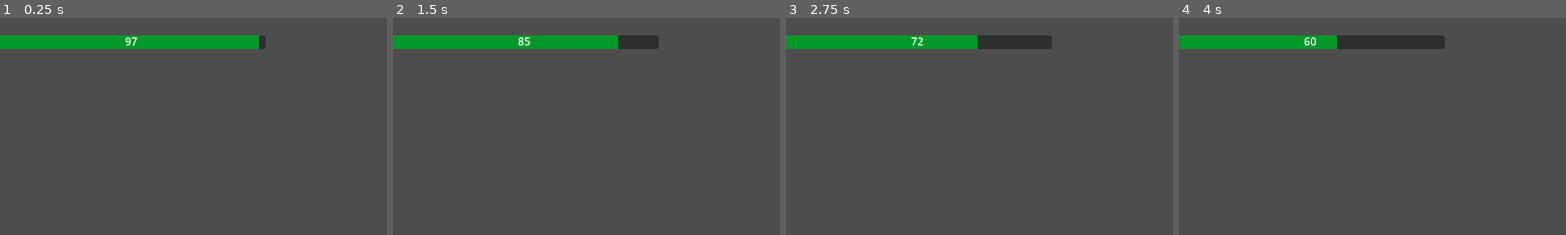
Above: before the commit, frames 1-4 (left to right).
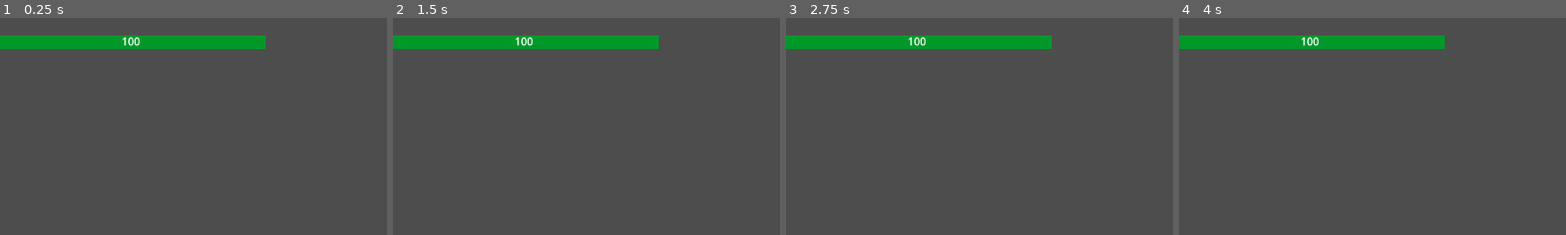
Above: after the commit, the same moments.

Repository: Niimphu/NewbieGameJam2023
Game: Godot game, scene res://Characters/Player/UI/PlayerUI.tscn
The game is run twice, just before and just after one commit, with the same random seed, the same clock (stepped at 60 frames per second) and the same inputs. This scene is started directly instead of the project's main scene.
Inputs:
- Up to frame 1 (0.25 s): no input
- Up to frame 2 (1.5 s): tap Enter at 0.5 s; hold D (move_right) from 0.53 s (still down); tap Space (jump) at 0.77, 1.25 s
- Up to frame 3 (2.75 s): tap Space (jump) at 1.52 s; tap Enter at 2 s; release D (move_right) at 2.03 s; hold A (move_left) from 2.03 s (still down)
- Up to frame 4 (4 s): tap Space (jump) at 2.75, 3.02, 3.77 s; release A (move_left) at 2.78 s; hold D (move_right) from 2.78 s (still down); tap Enter at 3.5 s
The pictures show only the part of the screen within x 3-53%, y 0-50%; the shares and areas given below are measured in that part.

The runs differ from the first frame. In frame 1, 0.2% of the frame differs, in the area x 31-69%, y 8-15%; in frame 2, 0.8%; in frame 3, 1.3%; in frame 4, 1.9%.
Error before the commit: Invalid access to property or key 'global_rotation' on a base object of type 'null instance'. (res://Levels/Environment/DirectSunlightManager.gd:24)

Commit message:
Added support for levels with no direct sunlight damage

Diff:
--- a/Characters/Player/UI/HealthBar.gd
+++ b/Characters/Player/UI/HealthBar.gd
@@ -7,8 +7,13 @@
 	health_bar_panel = get_node_or_null("HealthBar")
 	health_label = get_node_or_null("HealthLabel")
 
+	update_health_information()
+
 	PlayerStatManager.connect("player_health_changed", _on_player_health_changed)
 
 func _on_player_health_changed():
+	update_health_information()
+
+func update_health_information():
 	health_bar_panel.scale.x = PlayerStatManager.health / PlayerStatManager.MAX_HEALTH
 	health_label.text = str(roundf(PlayerStatManager.health))
--- a/Levels/Environment/DirectSunlightManager.gd
+++ b/Levels/Environment/DirectSunlightManager.gd
@@ -14,6 +14,9 @@
 # TODO: Find a way to detect when the scene changes and call refresh_occluder_polygons()
 
 func _ready():
+	# We will not actually run this script unless the level contains a "sun" directional light
+	set_process(false)
+
 	refresh_shadow_detection()
 
 func _process(_delta):
@@ -21,7 +24,13 @@
 
 func refresh_shadow_detection():
 	# Get the angle the sun is facing. Used in the ShapeCast2D calculations
-	var sun_rotation = get_tree().get_first_node_in_group("sun").global_rotation
+	var sun = get_tree().get_first_node_in_group("sun")
+
+	if not sun:
+		print("[DirectSunlightManager] No directional light in the \"sun\" group found. Disabling direct sunlight detection for this scene.")
+		return
+
+	var sun_rotation = sun.global_rotation
 	sun_direction_vector = Vector2(-sin(sun_rotation), cos(sun_rotation))
 
 	player = get_tree().get_first_node_in_group("player")
@@ -39,6 +48,9 @@
 	refresh_occluder_polygons()
 	delete_all_shadow_shape_casts()
 	instantiate_shadow_shape_casts()
+
+	if not is_processing():
+		set_process(true)
 
 # Reinitializes the occluder_polygons array with all
 # of the light occluder polygons in the current level
--- a/Levels/Tutorial.tscn
+++ b/Levels/Tutorial.tscn
@@ -568,14 +568,17 @@
 [node name="CollisionPolygon2D" type="CollisionPolygon2D" parent="ParallaxBackground/ParallaxLayer/StaticBody2D"]
 polygon = PackedVector2Array(-405, 637, -108, 653, 63, 634, 142, 629, 240, 629, 389, 637, 589, 636, 697, 626, 789, 612, …(897 unchanged characters)…
 
-[node name="Player" parent="." instance=ExtResource("2_ddsjf")]
-position = Vector2(180, 503)
+[node name="Player" parent="." groups=["player"] instance=ExtResource("2_ddsjf")]
+position = Vector2(189, 429)
+collision_layer = 2
+floor_stop_on_slope = false
+floor_max_angle = 0.872665
 
 [node name="RemoteTransform2D" type="RemoteTransform2D" parent="Player"]
 remote_path = NodePath("../../Camera2D")
 
 [node name="Camera2D" type="Camera2D" parent="."]
-position = Vector2(180, 503)
+position = Vector2(189, 429)
 offset = Vector2(0, -100)
 process_callback = 0
 position_smoothing_enabled = true
Not shown: 1 places in Levels/Tutorial.tscn that only renumber resources
